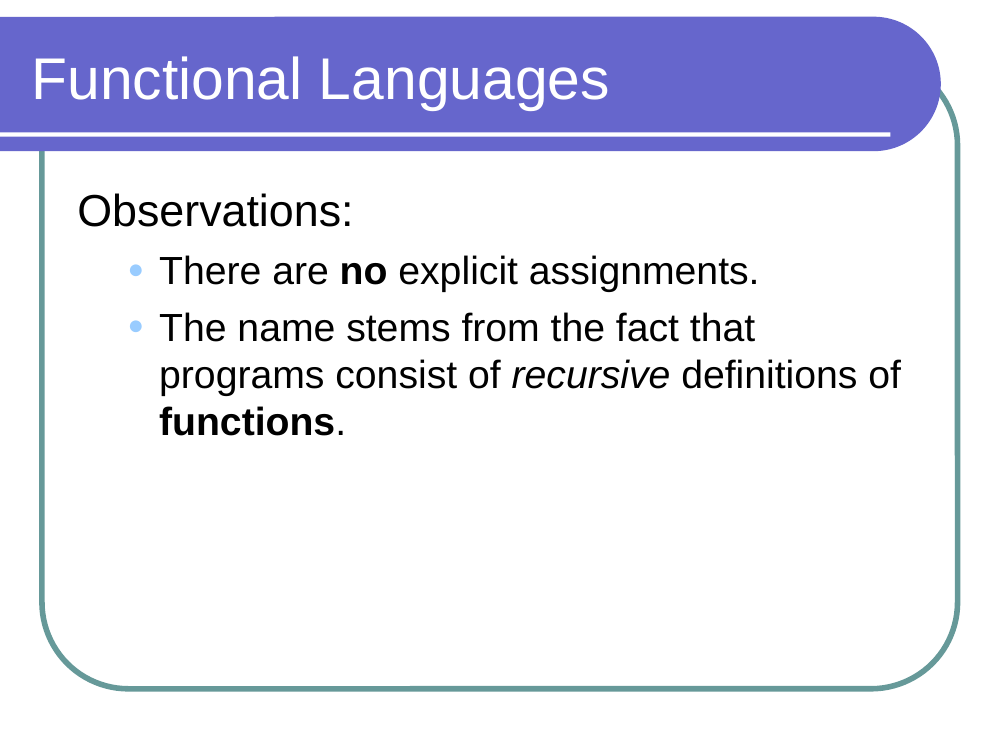
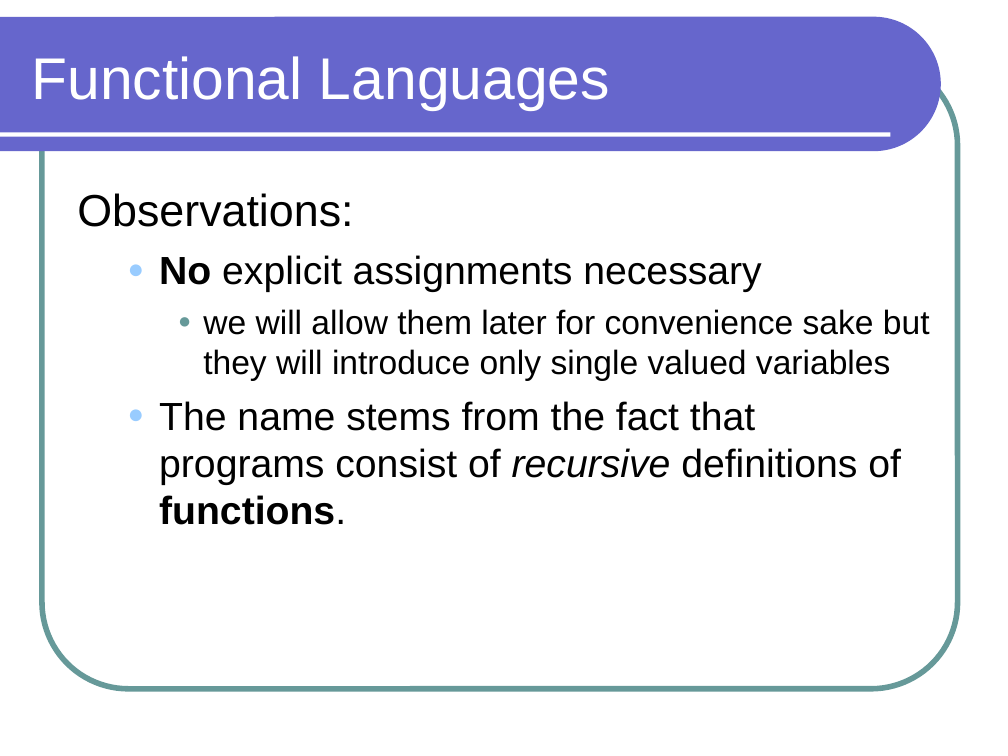
Before and after one commit to lutzhamel/CSC301, a slide deck: slide 11 of notes/csc301-ln001.ppt. Drawn at 1008x756 pixels with LibreOffice and Linux fonts; fonts in the diff are those of the drawing. Boxes give left, top, right and bottom in pixels: in the first picture for what was removed or moved away, otherwise in the second. Text is boxed around its words. In the diff, an @@ line names an element or a change of style, - is before the commit and + after.

```diff
--- a/notes/csc301-ln001.ppt
+++ b/notes/csc301-ln001.ppt
@@ text at [159,255,930,381]: text changed; size 28 to 24 pt @@
-  ● There are no explicit assignments.
+  ● No explicit assignments necessary
+    ● we will allow them later for convenience sake but they will introduce only single valued variables
```
Also in this commit, not shown: 10 other slides changed, 4 other files.
